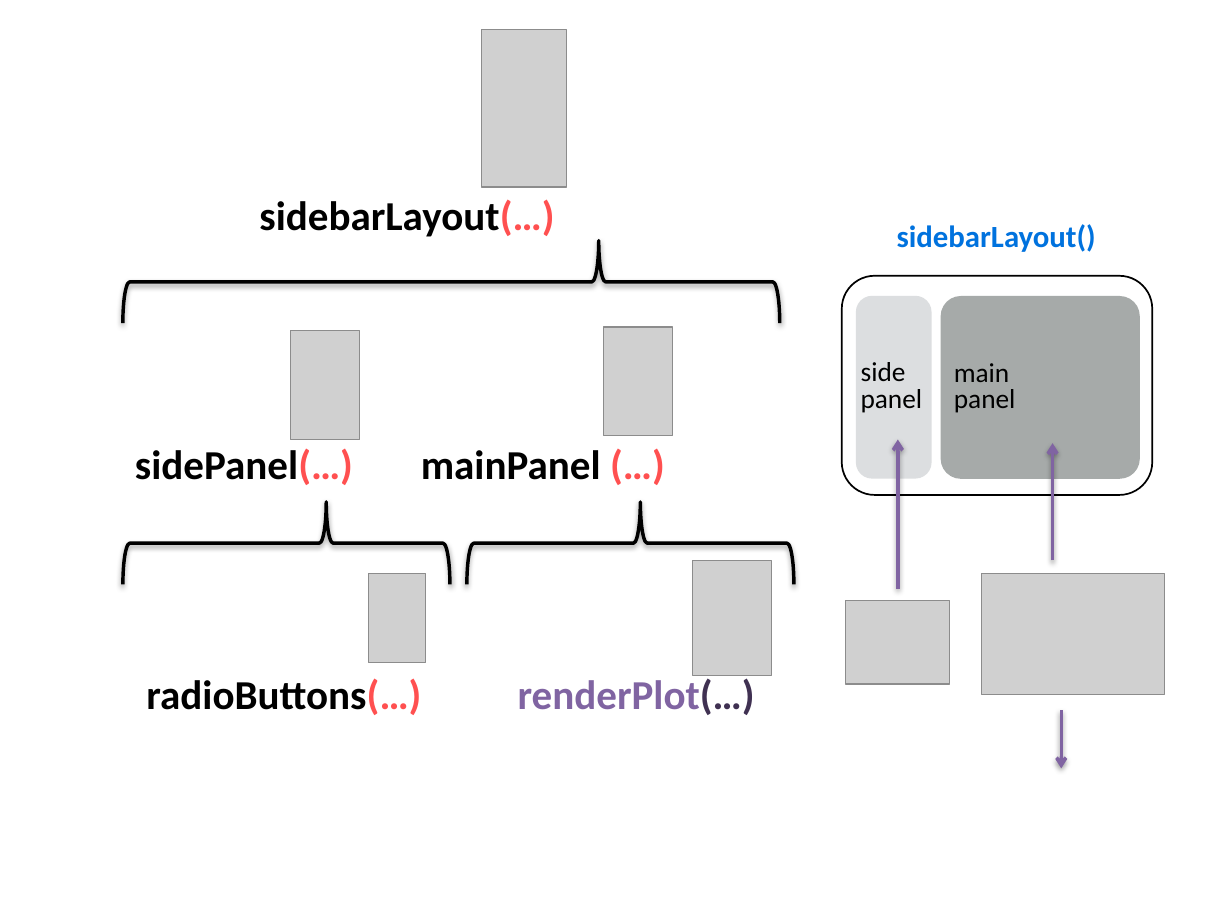
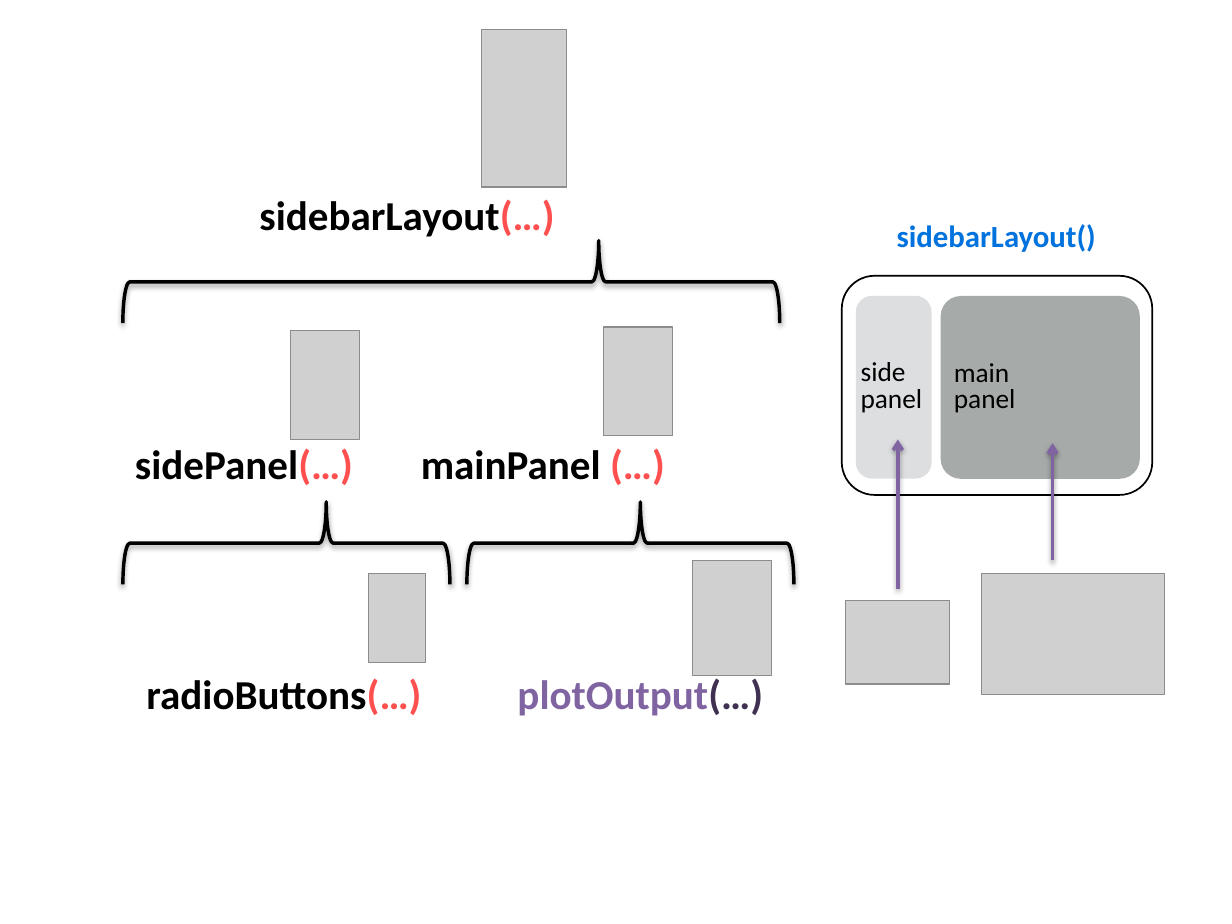
Before and after one commit to flor14/rladies_shiny_meetup_2020, a slide deck: slide 3 of shiny2020.pptx. Drawn at 1232x924 pixels with LibreOffice and Linux fonts; fonts in the diff are those of the drawing; grey boxes stand for pictures. Boxes give left, top, right and bottom in pixels: in the first picture for what was removed or moved away, otherwise in the second. Text is boxed around its words. In the diff, an @@ line names an element or a change of style, - is before the commit and + after.

```diff
--- a/shiny2020.pptx
+++ b/shiny2020.pptx
@@ text at <box>517,678,763,716</box>: text changed @@
-renderPlot(…)
+plotOutput(…)
@@ arrow removed from (1061, 710) to (1061, 769) @@
```
Also in this commit, not shown: 4 slides added, 8 other files.
